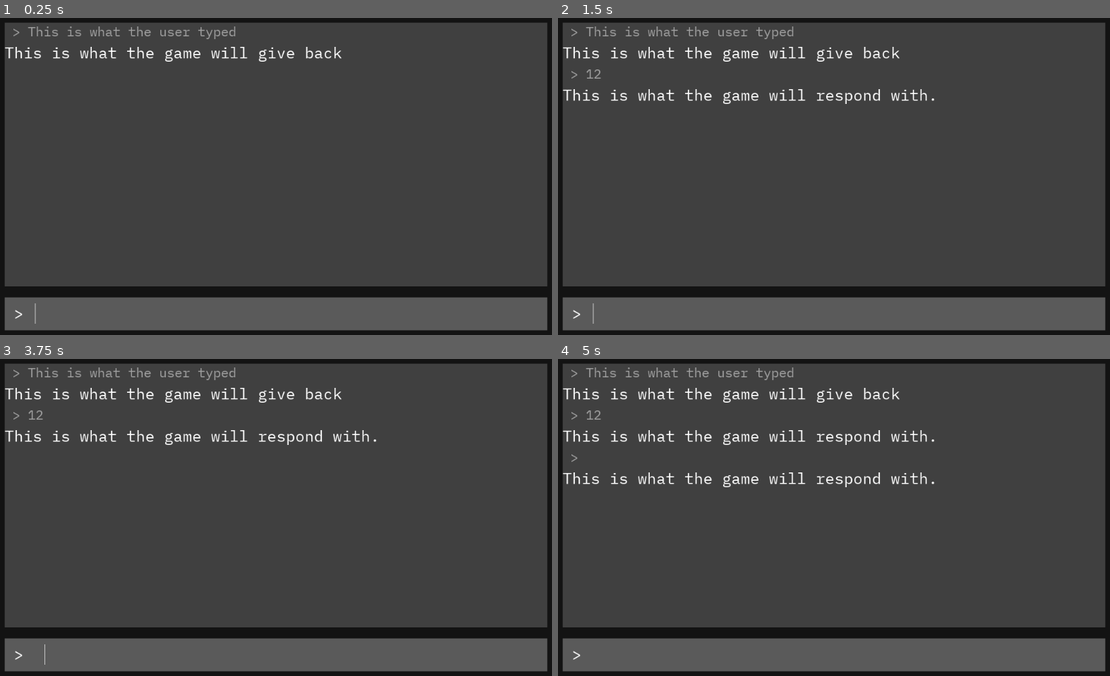
Above: before the commit, frames 1-4 (two rows, left to right).
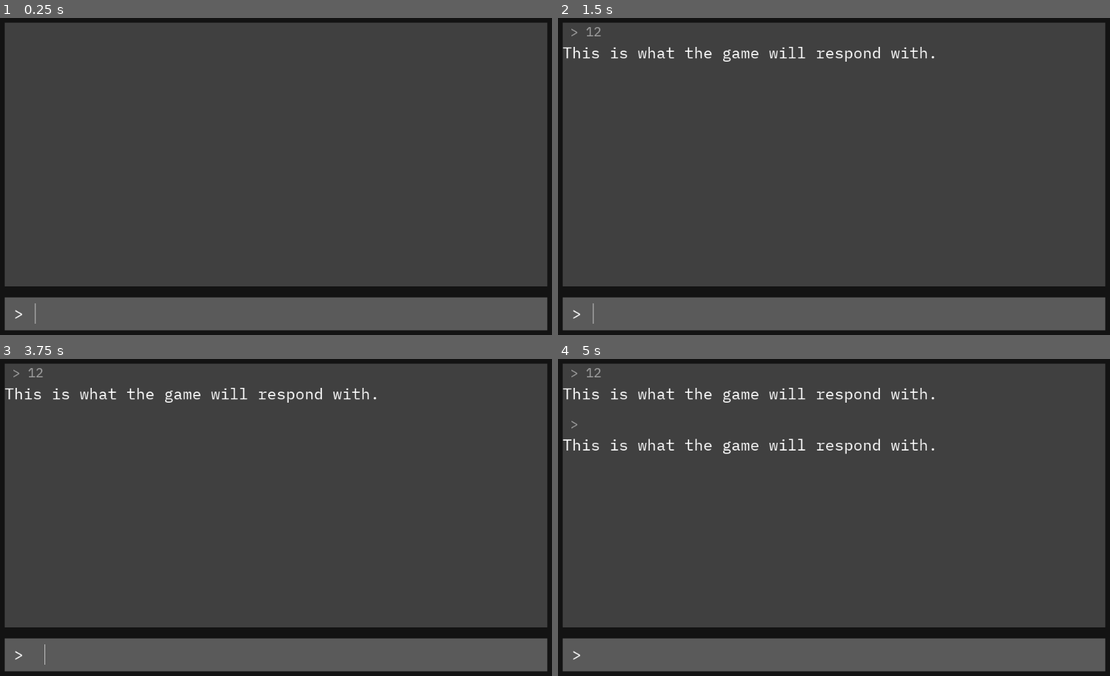
Above: after the commit, the same moments.

Repository: jgrimes10/text-adventure-tutorial
Game: Godot game, scene res://Game.tscn
Two runs of this game, one before a commit and one after it. Both use one fixed random seed, a clock stepped at 60 frames per second and the inputs below.
Inputs (mouse positions are in pixels of both pictures, inside the frame that each line leads up to):
- Up to frame 1 (0.25 s): no input
- Up to frame 2 (1.5 s): click (850, 312) at 0.52 s; type "12" at 0.6 s; tap Enter at 1.25 s
- Up to frame 3 (3.75 s): tap Space at 3.5 s
- Up to frame 4 (5 s): tap Enter at 4.25 s

The runs differ from the first frame. In frame 1, 1.0% of the frame differs, in the area x 0-62%, y 2-14%; in frame 2, 1.4%; in frame 3, 1.4%; in frame 4, 2.7%, in the area x 0-69%, y 2-41%.

Commit message:
Add spacing between each instance of InputResponse.

Diff:
--- a/Game.tscn
+++ b/Game.tscn
@@ -1,9 +1,8 @@
-[gd_scene load_steps=10 format=2]
+[gd_scene load_steps=9 format=2]
 
 [ext_resource path="res://Input.gd" type="Script" id=1]
 [ext_resource path="res://fonts/font_resources/plex_mono_28.tres" type="DynamicFont" id=2]
 [ext_resource path="res://Game.gd" type="Script" id=3]
-[ext_resource path="res://InputResponse.tscn" type="PackedScene" id=4]
 
 [sub_resource type="StyleBoxFlat" id=1]
 bg_color = Color( 0.0784314, 0.0784314, 0.0784314, 1 )
@@ -61,11 +60,7 @@
 scroll_horizontal_enabled = false
 
 [node name="HistoryRows" type="VBoxContainer" parent="Background/MarginContainer/Rows/GameInfo/ScrollContainer"]
-margin_right = 612.0
-margin_bottom = 73.0
-
-[node name="InputResponse" parent="Background/MarginContainer/Rows/GameInfo/ScrollContainer/HistoryRows" instance=ExtResource( 4 )]
-margin_right = 612.0
+custom_constants/separation = 20
 
 [node name="InputArea" type="PanelContainer" parent="Background/MarginContainer/Rows"]
 margin_top = 500.0
